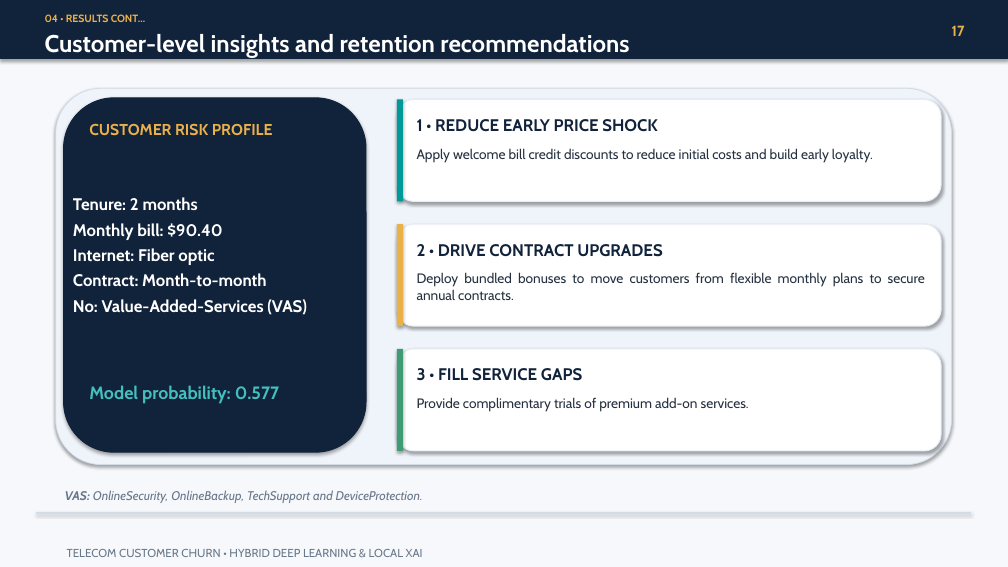
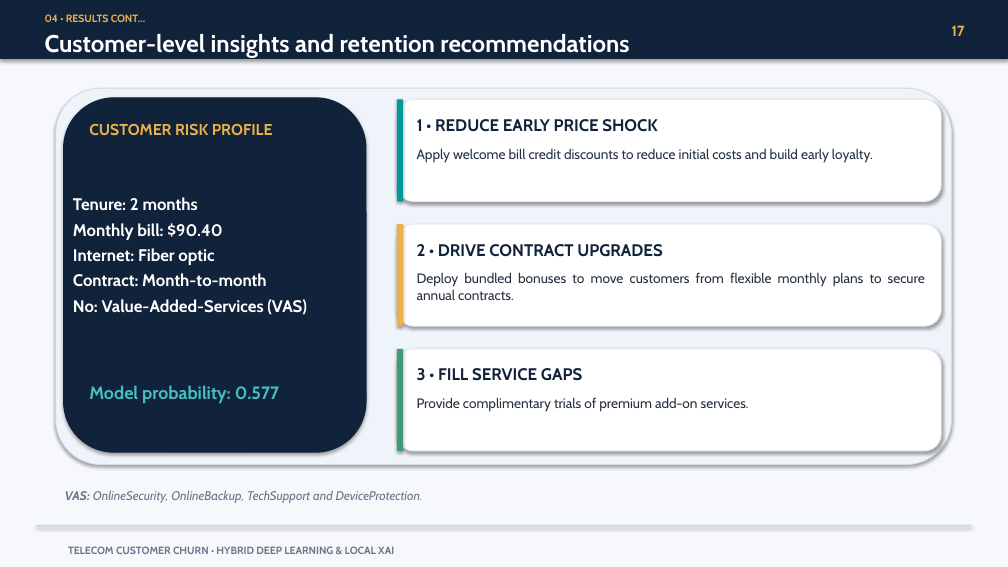
Before and after one commit to FanuelMichael/XAI_course-work, a slide deck: slide 17 of Power-point presentation/Presentation.pptx. Drawn at 1008x567 pixels with LibreOffice and Linux fonts; fonts in the diff are those of the drawing. Boxes give left, top, right and bottom in pixels: in the first picture for what was removed or moved away, otherwise in the second. Text is boxed around its words. In the diff, an @@ line names an element or a change of style, - is before the commit and + after.

```diff
--- a/Power-point presentation/Presentation.pptx
+++ b/Power-point presentation/Presentation.pptx
@@ rectangle: place and size @@
-rectangle at [36,513,971,513]
+rectangle at [36,526,971,526]
@@ text "TELECOM CUSTOMER CHURN • HYBRID ..." at [68,546,394,554]: size 11 to 10 pt, bold on @@
```
Also in this commit, not shown: 17 other slides changed, 2 other files.
